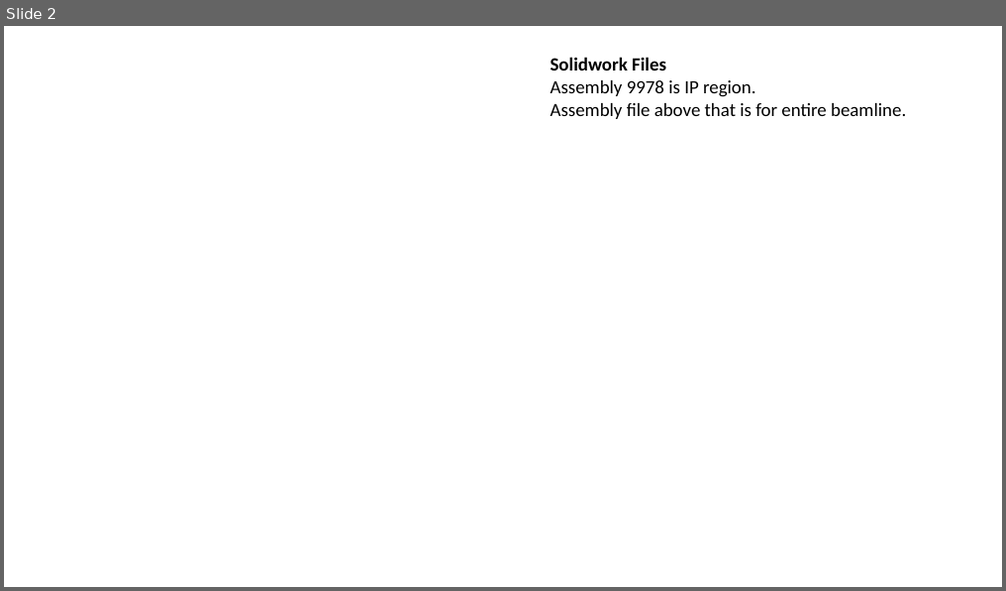
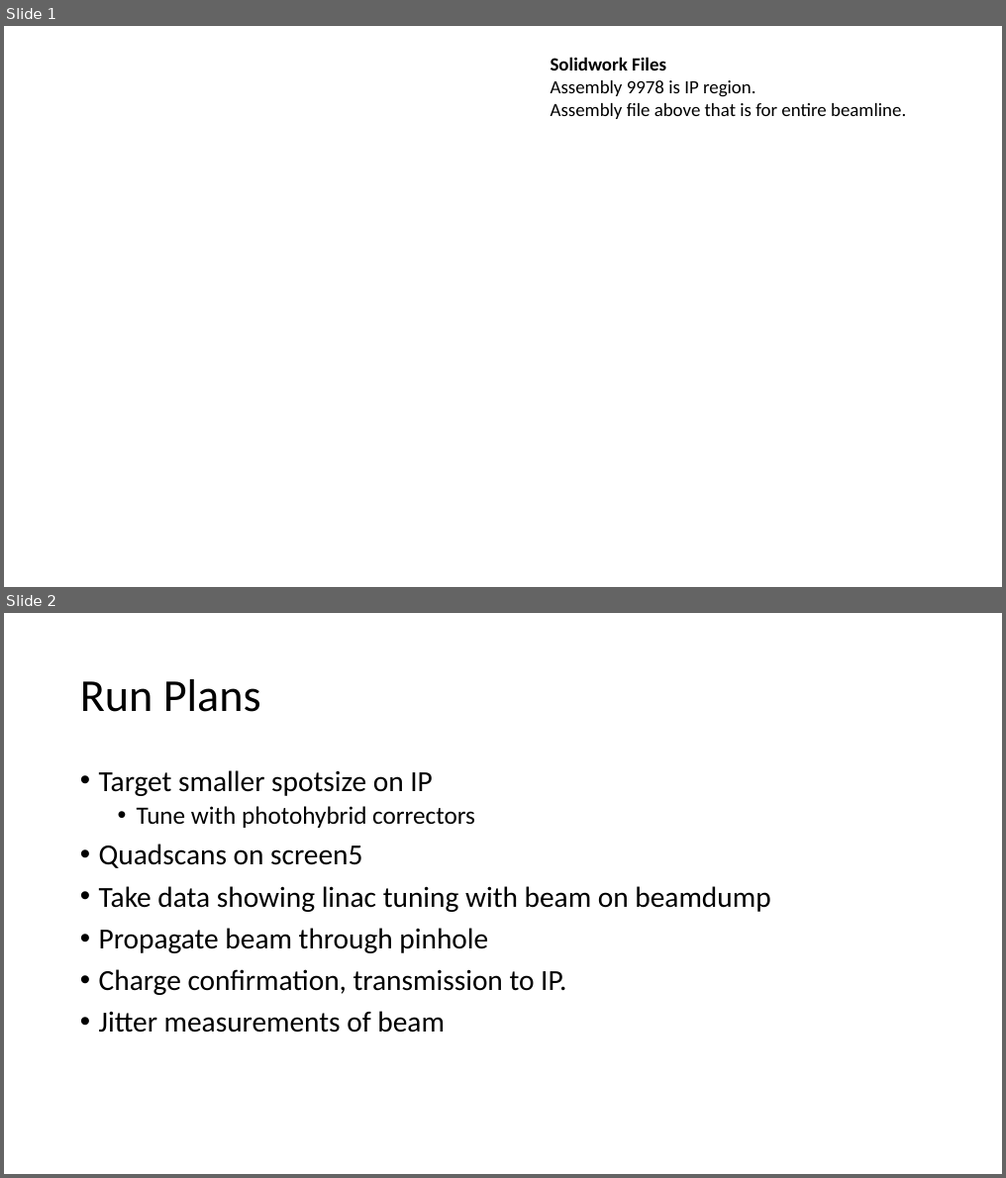
Before and after one commit to afisher000/Radiabeam, a slide deck: grit_runs.pptx. Shown one above the other, each under a label of ours: slide 2 before the commit, slides 1 and 2 after it. The pictures are 1006x591 and 1006x1178 pixels, drawn with LibreOffice and Linux fonts; fonts in the diff are those of the drawing; background and template pictures are left out. Boxes give left, top, right and bottom in pixels: in the first picture for what was removed or moved away, otherwise in the second. Text is boxed around its words. In the diff, an @@ line names an element or a change of style, - is before the commit and + after.

```diff
--- a/grit_runs.pptx
+++ b/grit_runs.pptx
@@ slide 2 added at [4,613,1002,1174], background #FFFFFF @@
@@ title added at [80,679,261,712], 44 pt, text #000000 @@
+Run Plans
@@ text added at [99,770,770,1033], 28 pt, text #000000 @@
+• Target smaller spotsize on IP
+  • Tune with photohybrid correctors
+• Quadscans on screen5
+• Take data showing linac tuning with beam on beamdump
+• Propagate beam through pinhole
+• Charge confirmation, transmission to IP.
+• Jitter measurements of beam
@@ what was slide 2 is now slide 1 @@
```
Also in this commit, not shown: 3 slides changed, 2 other slides added, 3 slides removed, 32 other files.
